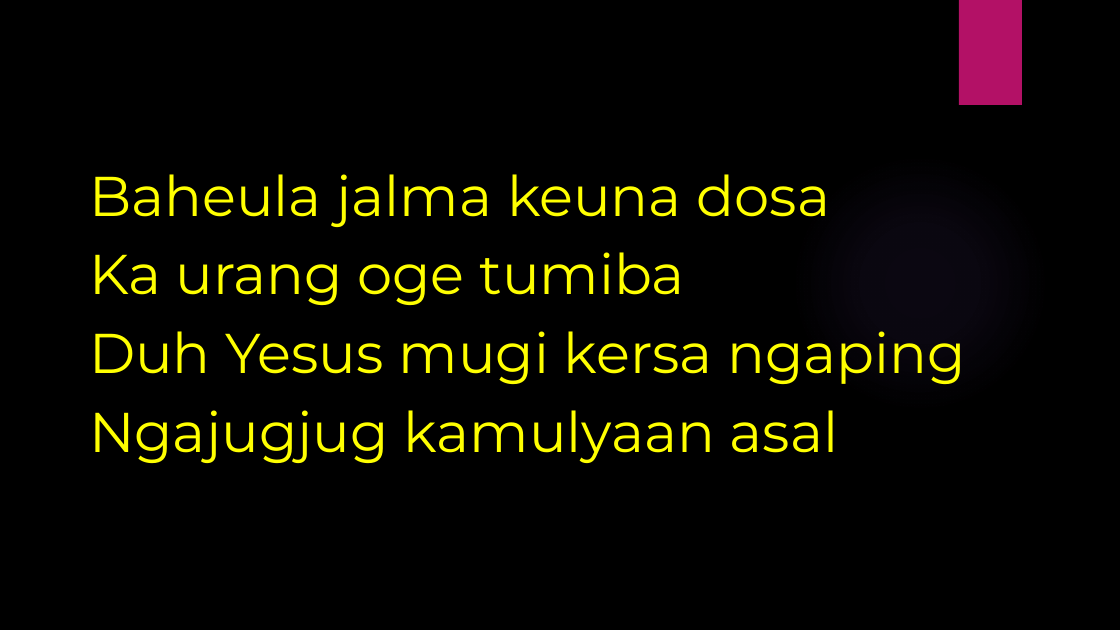
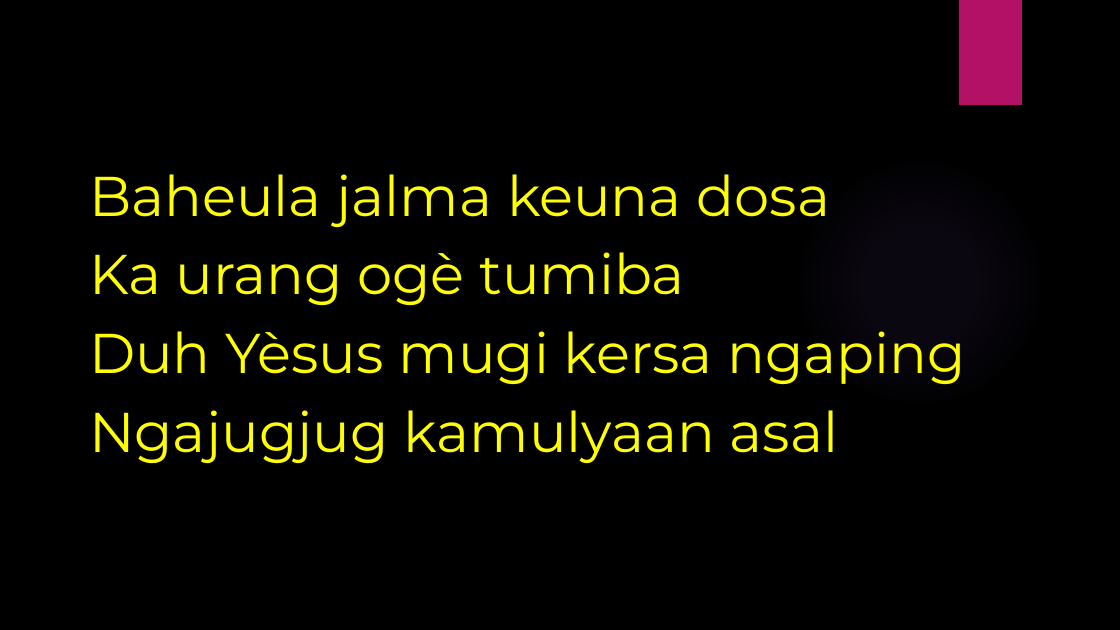
Before and after one commit to laurensius/Slide_Misa_KRC, a slide deck: slide 4 of 2020 12 tanggal 19 - 20/Slide Misa Bahasa Sunda.pptx. Drawn at 1120x630 pixels with LibreOffice and Linux fonts; fonts in the diff are those of the drawing; background and template pictures are left out. Boxes give left, top, right and bottom in pixels: in the first picture for what was removed or moved away, otherwise in the second. Text is boxed around its words. In the diff, an @@ line names an element or a change of style, - is before the commit and + after.

```diff
--- a/2020 12 tanggal 19 - 20/Slide Misa Bahasa Sunda.pptx
+++ b/2020 12 tanggal 19 - 20/Slide Misa Bahasa Sunda.pptx
@@ text at box(89, 252, 967, 384): text changed @@
-Ka urang oge tumiba
-Duh Yesus mugi kersa ngaping
+Ka urang ogè tumiba
+Duh Yèsus mugi kersa ngaping
```
Also in this commit, not shown: 11 other slides changed, 1 slide added, 1 slide removed, 9 other files.
